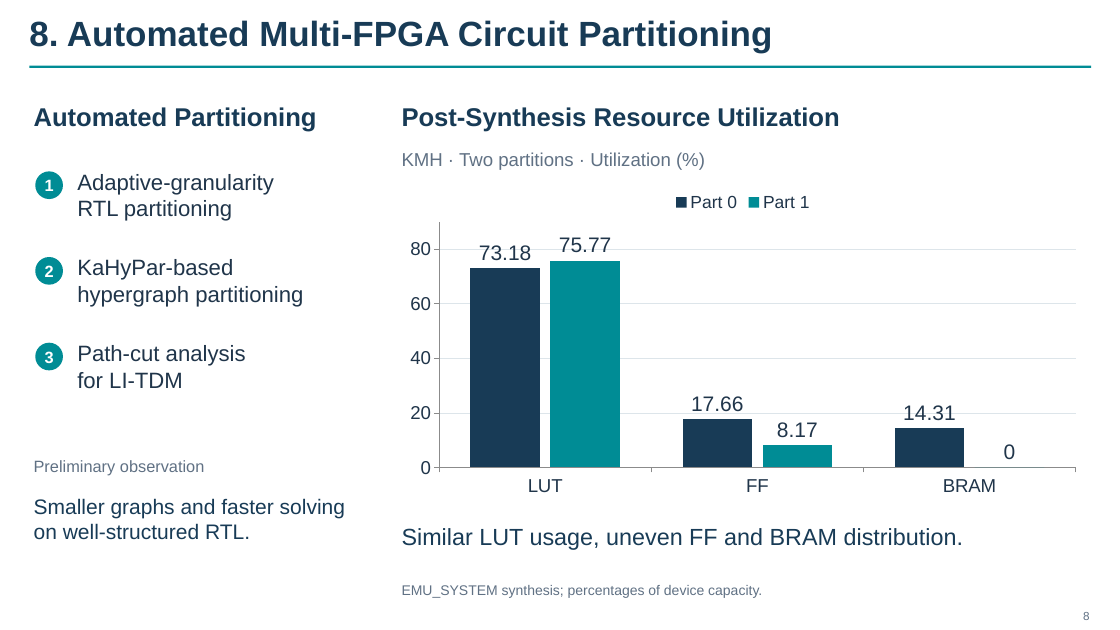
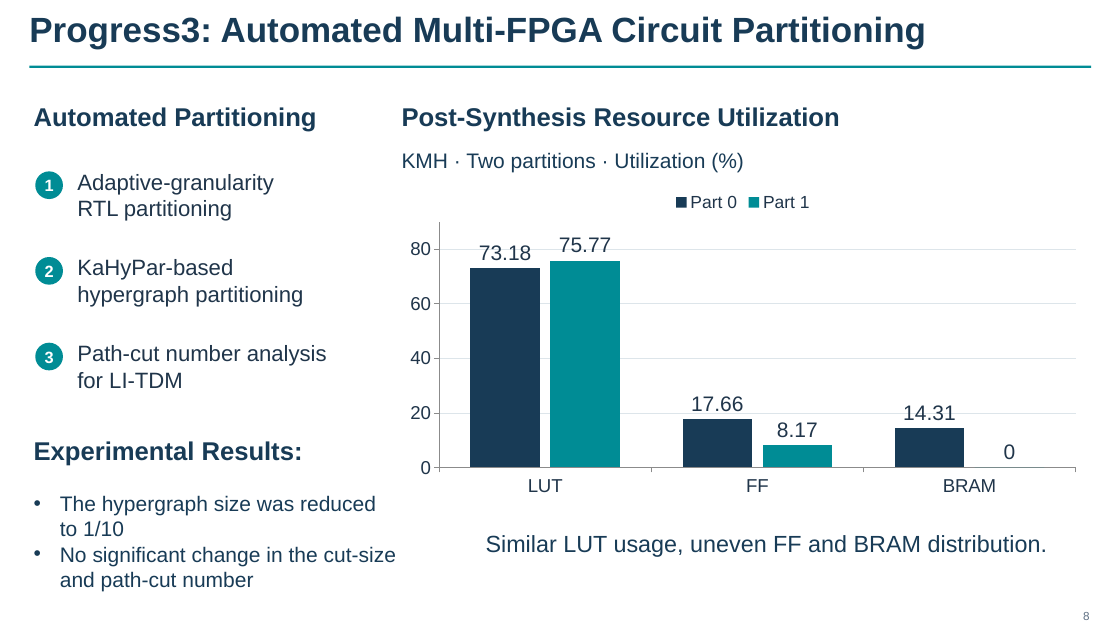
Before and after one commit to euphgh/shtthesis, a slide deck: slide 10 of pptx/midterm/REMUS_Midterm_Final.pptx. Drawn at 1120x630 pixels with LibreOffice and Linux fonts; fonts in the diff are those of the drawing. Boxes give left, top, right and bottom in pixels: in the first picture for what was removed or moved away, otherwise in the second. Text is boxed around its words. In the diff, an @@ line names an element or a change of style, - is before the commit and + after.

```diff
--- a/pptx/midterm/REMUS_Midterm_Final.pptx
+++ b/pptx/midterm/REMUS_Midterm_Final.pptx
@@ title at bbox=[29, 16, 926, 48]: text changed @@
-8. Automated Multi-FPGA Circuit Partitioning
+Progress3: Automated Multi-FPGA Circuit Partitioning
@@ text "KMH · Two partitions · ..." at bbox=[402, 152, 705, 173]: size 16 to 18 pt, text colour #607184 to #183B56 @@
@@ text at bbox=[77, 345, 327, 366]: text changed @@
-Path-cut analysis
+Path-cut number analysis
@@ text at bbox=[34, 441, 396, 591]: text changed; size 14 to 18 pt; text colour #607184 to #183B56 @@
-Preliminary observation
+Experimental Results:
+• The hypergraph size was reduced to 1/10
+• No significant change in the cut-size and path-cut number
@@ text removed at bbox=[34, 498, 345, 540] @@
-Smaller graphs and faster solving
-on well-structured RTL.
@@ text "Similar LUT usage, uneven FF ...": place and size @@
-text "Similar LUT usage, uneven FF ..." at bbox=[402, 528, 963, 550]
+text "Similar LUT usage, uneven FF ..." at bbox=[486, 535, 1047, 557]
@@ text removed at bbox=[402, 585, 762, 598] @@
-EMU_SYSTEM synthesis; percentages of device capacity.
```
Also in this commit, not shown: 12 other slides changed.
